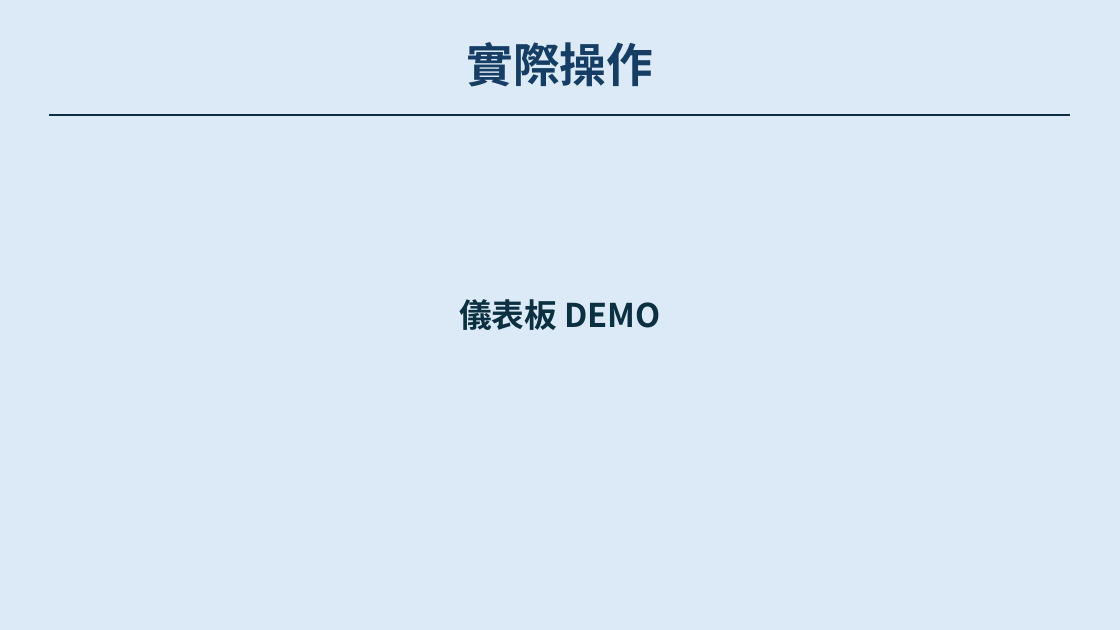
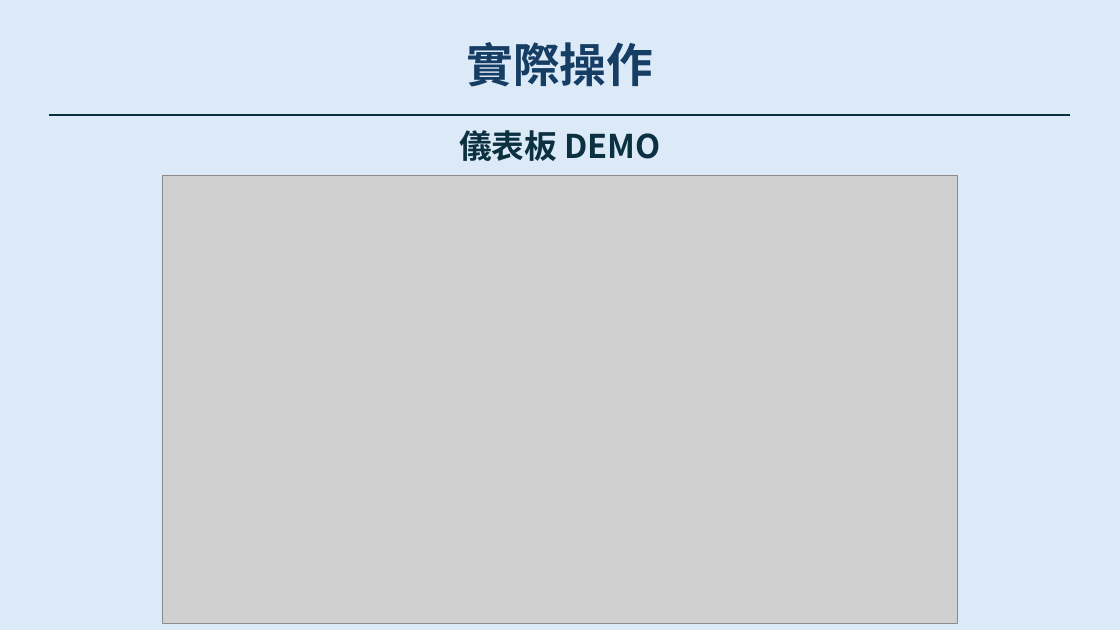
Before and after one commit to WYJ-5/114-2Fin, a slide deck: slide 4 of 112111102_吳映潔.pptx. Drawn at 1120x630 pixels with LibreOffice and Linux fonts; fonts in the diff are those of the drawing; grey boxes stand for pictures. Boxes give left, top, right and bottom in pixels: in the first picture for what was removed or moved away, otherwise in the second. Text is boxed around its words. In the diff, an @@ line names an element or a change of style, - is before the commit and + after.

```diff
--- a/112111102_吳映潔.pptx
+++ b/112111102_吳映潔.pptx
@@ text "儀表板 DEMO": place and size @@
-text "儀表板 DEMO" at [459, 299, 660, 330]
+text "儀表板 DEMO" at [459, 130, 660, 161]
@@ picture added at [162, 176, 958, 623] @@
```
Also in this commit, not shown: 1 other slide changed.
